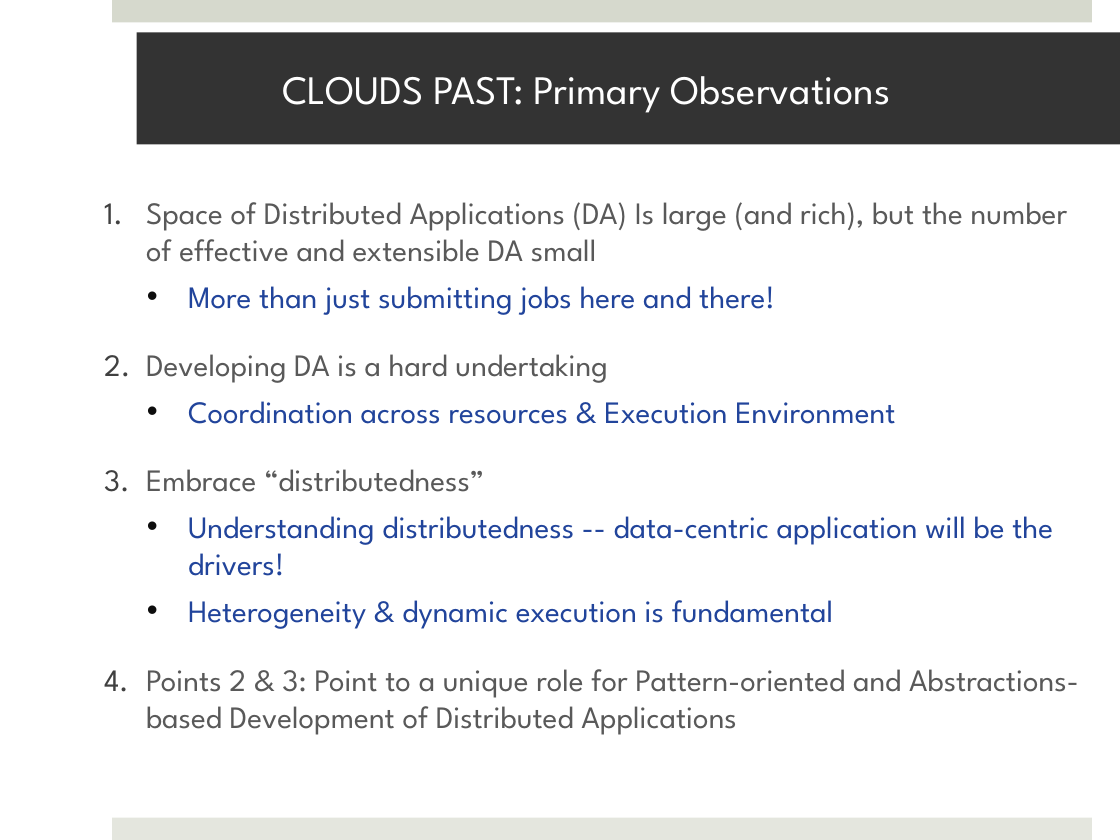
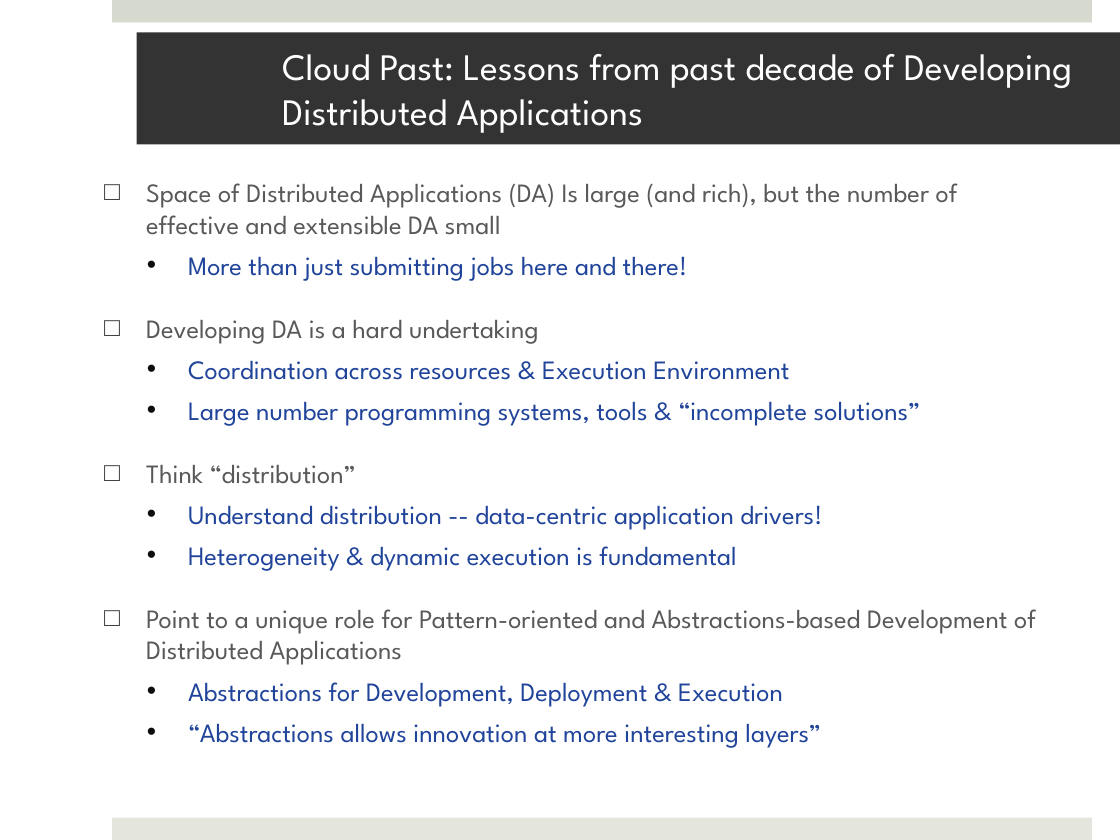
Before and after one commit to saga-project/saga-cpp-legacy-projects, a slide deck: slide 3 of saga-talks/abstractions_for_ls-microsoft.pptx. Drawn at 1120x840 pixels with LibreOffice and Linux fonts; fonts in the diff are those of the drawing; background and template pictures are left out. Boxes give left, top, right and bottom in pixels: in the first picture for what was removed or moved away, otherwise in the second. Text is boxed around its words. In the diff, an @@ line names an element or a change of style, - is before the commit and + after.

```diff
--- a/saga-talks/abstractions_for_ls-microsoft.pptx
+++ b/saga-talks/abstractions_for_ls-microsoft.pptx
@@ title at bbox=[282, 54, 1072, 133]: text changed; size 26 to 24 pt @@
-CLOUDS PAST: Primary Observations
+Cloud Past: Lessons from past decade of Developing Distributed Applications
@@ text "Space of Distributed Applications (DA) ...": place and size @@
-text "Space of Distributed Applications (DA) ..." at bbox=[146, 202, 1079, 735]
+text "Space of Distributed Applications (DA) ..." at bbox=[146, 183, 1036, 748]
@@ text at bbox=[146, 183, 958, 571]: size 20 to 17 pt in "Space of Distributed Applications (DA) Is large ...", "More than just submitting jobs here and ...", "Developing DA is a hard undertaking", "Coordination across resources & Execution Environment" and 1 more places; bullet 1. to □ @@
@@ text at bbox=[146, 401, 920, 530]: text changed; size 20 to 17 pt @@
-3. Embrace “distributedness”
-  • Understanding distributedness -- data-centric application will be the drivers!
+  • Large number programming systems, tools & “incomplete solutions”
+□ Think “distribution”
+  • Understand distribution -- data-centric application drivers!
@@ text at bbox=[146, 609, 1036, 748]: text changed; size 20 to 17 pt; text colour #595959 to #21449B @@
-4. Points 2 & 3: Point to a unique role for Pattern-oriented and Abstractions-based Development of Distributed Applications
+□ Point to a unique role for Pattern-oriented and Abstractions-based Development of Distributed Applications
+  • Abstractions for Development, Deployment & Execution
+  • “Abstractions allows innovation at more interesting layers”
```
Also in this commit, not shown: 13 other slides changed, 3 slides added, 6 slides removed.
